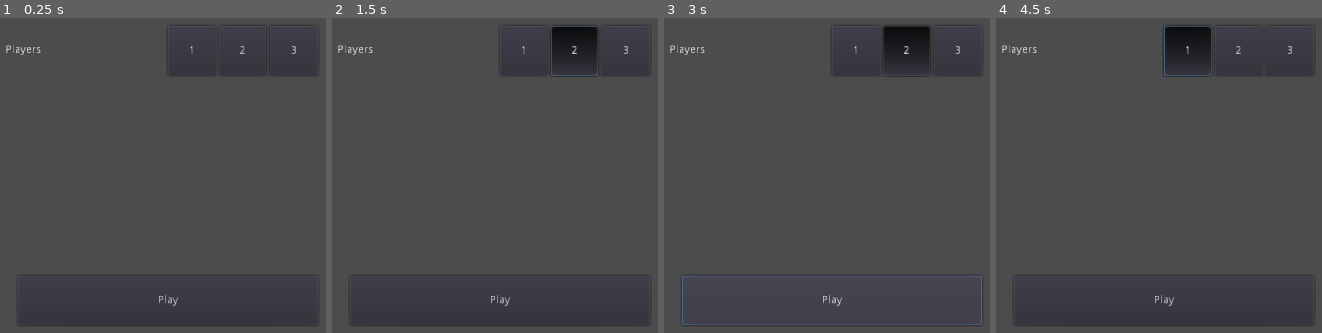
Above: before the commit, frames 1-4 (left to right).
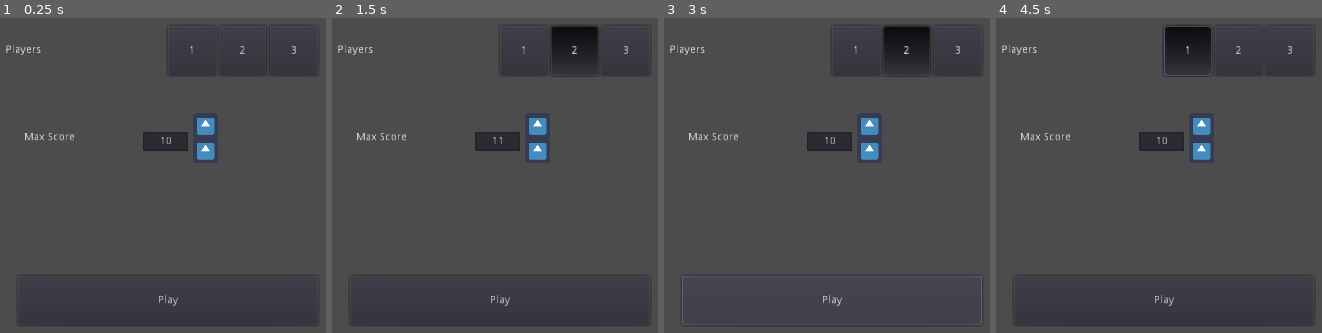
Above: after the commit, the same moments.

Repository: Ev01/PogoArena
Game: Godot game, scene res://UI/Menu.tscn
The game is run twice, just before and just after one commit, with the same random seed, the same clock (stepped at 60 frames per second) and the same inputs. This scene is started directly instead of the project's main scene. The engine's default icon, where the game draws it, is replaced by a stand-in: a white triangle on a blue panel in a dark square.
Inputs (mouse positions are in pixels of both pictures, inside the frame that each line leads up to):
- Up to frame 1 (0.25 s): no input
- Up to frame 2 (1.5 s): click "2" at 0.5 s; click (537, 125) at 1.27 s
- Up to frame 3 (3 s): click (869, 150) at 2.02 s; click "Play" at 2.75 s
- Up to frame 4 (4.5 s): click "Play" at 3.5 s; click "1" at 4.25 s

The runs differ from the first frame. In frame 1, 1.5% of the frame differs, in the area x 7-66%, y 31-46%; in frame 2, 1.7%, in the area x 7-82%, y 2-46%; in frame 3, 1.5%; in frame 4, 1.5%.
Error in both runs: Attempt to call function 'load_new_game' in base 'null instance' on a null instance. (res://UI/Menu.gd:8)

Commit message:
added max score setting to menu

Diff:
--- a/UI/Menu.gd
+++ b/UI/Menu.gd
@@ -6,3 +6,13 @@
 
 func _on_PlayButton_pressed():
 	main.load_new_game(player_num_button.current_value)
+
+
+
+
+func _on_Control_gui_input(event):
+	print("df")
+	if event is InputEventMouseButton:
+		if event.pressed == true:
+			grab_focus()
+			print("afsdasdf")
--- a/UI/Menu.tscn
+++ b/UI/Menu.tscn
@@ -1,12 +1,22 @@
-[gd_scene load_steps=3 format=2]
+[gd_scene load_steps=4 format=2]
 
 [ext_resource path="res://UI/MultiSelectButton/MultiSelectButton.tscn" type="PackedScene" id=1]
 [ext_resource path="res://UI/Menu.gd" type="Script" id=2]
+[ext_resource path="res://UI/NumberButton/NumberButton.tscn" type="PackedScene" id=3]
 
 [node name="Menu" type="Control"]
 anchor_right = 1.0
 anchor_bottom = 1.0
+focus_mode = 2
 script = ExtResource( 2 )
+__meta__ = {
+"_edit_use_anchors_": false
+}
+
+[node name="Control" type="Control" parent="."]
+margin_right = 1024.0
+margin_bottom = 600.0
+focus_mode = 2
 __meta__ = {
 "_edit_use_anchors_": false
 }
@@ -49,4 +59,23 @@
 "3": 3
 }
 
+[node name="NumberButton" parent="." instance=ExtResource( 3 )]
+margin_left = 480.0
+margin_top = 240.0
+margin_right = 568.0
+margin_bottom = 312.0
+max_value = 9999
+value = 10
+
+[node name="Label" type="Label" parent="."]
+margin_left = 328.0
+margin_top = 264.0
+margin_right = 368.0
+margin_bottom = 278.0
+text = "Max Score"
+__meta__ = {
+"_edit_use_anchors_": false
+}
+
+[connection signal="gui_input" from="Control" to="." method="_on_Control_gui_input"]
 [connection signal="pressed" from="PlayButton" to="." method="_on_PlayButton_pressed"]
--- a/UI/NumberButton/NumberButton.gd
+++ b/UI/NumberButton/NumberButton.gd
@@ -1,3 +1,4 @@
+tool
 extends Control
 
 export var min_value = 0
@@ -7,14 +8,31 @@
 onready var value_label = $Value
 
 func _on_Up_pressed():
-	self.value = clamp(value + 1, min_value, max_value)
+	if not Engine.is_editor_hint():
+		self.value = clamp(value + 1, min_value, max_value)
 
 
 func _on_Down_pressed():
-	self.value = clamp(value - 1, min_value, max_value)
+	if not Engine.is_editor_hint():
+		self.value = clamp(value - 1, min_value, max_value)
 
 
 func _set_value(val):
-	value = val
+	value = clamp(val, min_value, max_value)
 	if value_label:
-		value_label.text = str(val)
+		value_label.text = str(value)
+		print(str(value))
+
+
+func _on_Value_text_changed(new_text):
+	pass
+
+
+func _on_Value_text_entered(new_text):
+	value_label.release_focus()
+
+
+func _on_Value_focus_exited():
+	var caret_position = value_label.caret_position
+	self.value = int(value_label.text)
+	value_label.caret_position = caret_position
--- a/UI/NumberButton/NumberButton.tscn
+++ b/UI/NumberButton/NumberButton.tscn
@@ -1,20 +1,24 @@
-[gd_scene load_steps=3 format=2]
+[gd_scene load_steps=4 format=2]
 
 [ext_resource path="res://UI/NumberButton/NumberButton.gd" type="Script" id=1]
 [ext_resource path="res://icon.png" type="Texture" id=2]
+[ext_resource path="res://UI/NumberButton/ValueLabel.gd" type="Script" id=3]
 
 [node name="NumberButton" type="Control"]
-margin_right = 40.0
-margin_bottom = 40.0
+margin_right = 88.0
+margin_bottom = 64.0
 script = ExtResource( 1 )
-min_value = 2
+__meta__ = {
+"_edit_use_anchors_": false
+}
+min_value = 1
+max_value = 100
 value = 2
 
 [node name="Up" type="TextureButton" parent="."]
-margin_left = 600.0
-margin_top = 168.0
-margin_right = 632.0
-margin_bottom = 200.0
+margin_left = 64.0
+margin_right = 96.0
+margin_bottom = 32.0
 texture_normal = ExtResource( 2 )
 texture_pressed = ExtResource( 2 )
 texture_hover = ExtResource( 2 )
@@ -24,10 +28,10 @@
 }
 
 [node name="Down" type="TextureButton" parent="."]
-margin_left = 600.0
-margin_top = 200.0
-margin_right = 632.0
-margin_bottom = 232.0
+margin_left = 64.0
+margin_top = 32.0
+margin_right = 96.0
+margin_bottom = 64.0
 texture_normal = ExtResource( 2 )
 texture_pressed = ExtResource( 2 )
 texture_hover = ExtResource( 2 )
@@ -36,14 +40,21 @@
 "_edit_use_anchors_": false
 }
 
-[node name="Value" type="Label" parent="."]
-margin_left = 544.0
-margin_top = 176.0
-margin_right = 584.0
-margin_bottom = 216.0
-text = "2"
+[node name="Value" type="LineEdit" parent="."]
+margin_top = 24.0
+margin_right = 58.0
+margin_bottom = 48.0
+text = "10"
 align = 1
-valign = 1
+max_length = 4
+context_menu_enabled = false
+script = ExtResource( 3 )
+__meta__ = {
+"_edit_use_anchors_": false
+}
 
 [connection signal="pressed" from="Up" to="." method="_on_Up_pressed"]
 [connection signal="pressed" from="Down" to="." method="_on_Down_pressed"]
+[connection signal="focus_exited" from="Value" to="." method="_on_Value_focus_exited"]
+[connection signal="text_changed" from="Value" to="." method="_on_Value_text_changed"]
+[connection signal="text_entered" from="Value" to="." method="_on_Value_text_entered"]
--- /dev/null
+++ b/UI/NumberButton/ValueLabel.gd
@@ -0,0 +1,5 @@
+extends LineEdit
+
+
+func _ready():
+	pass
